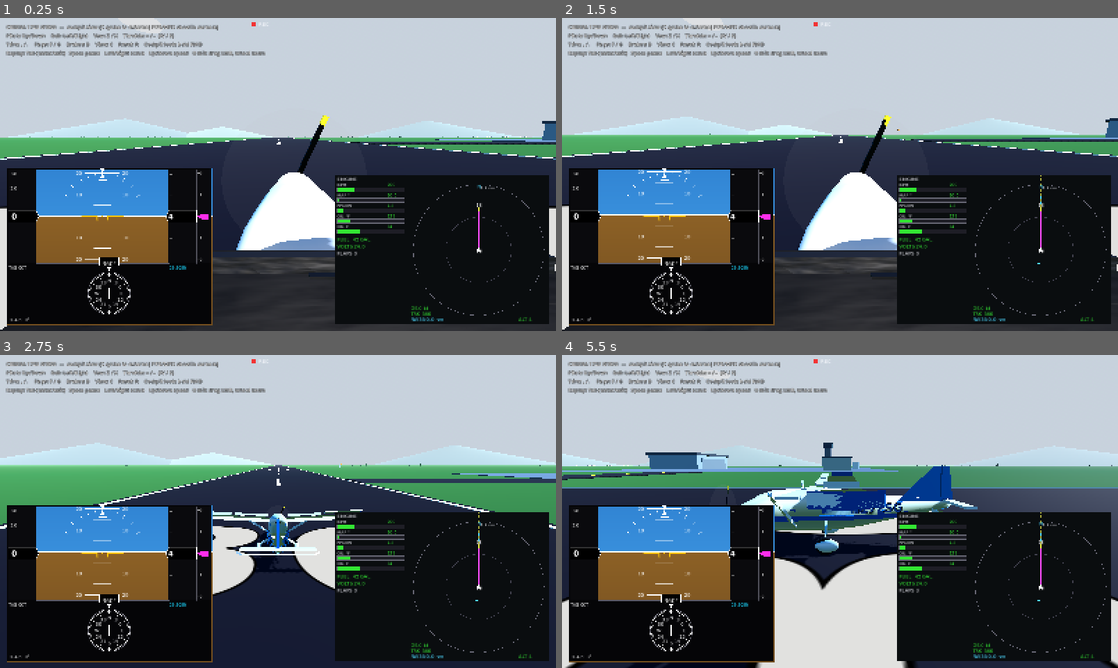
Above: before the commit, frames 1-4 (two rows, left to right).
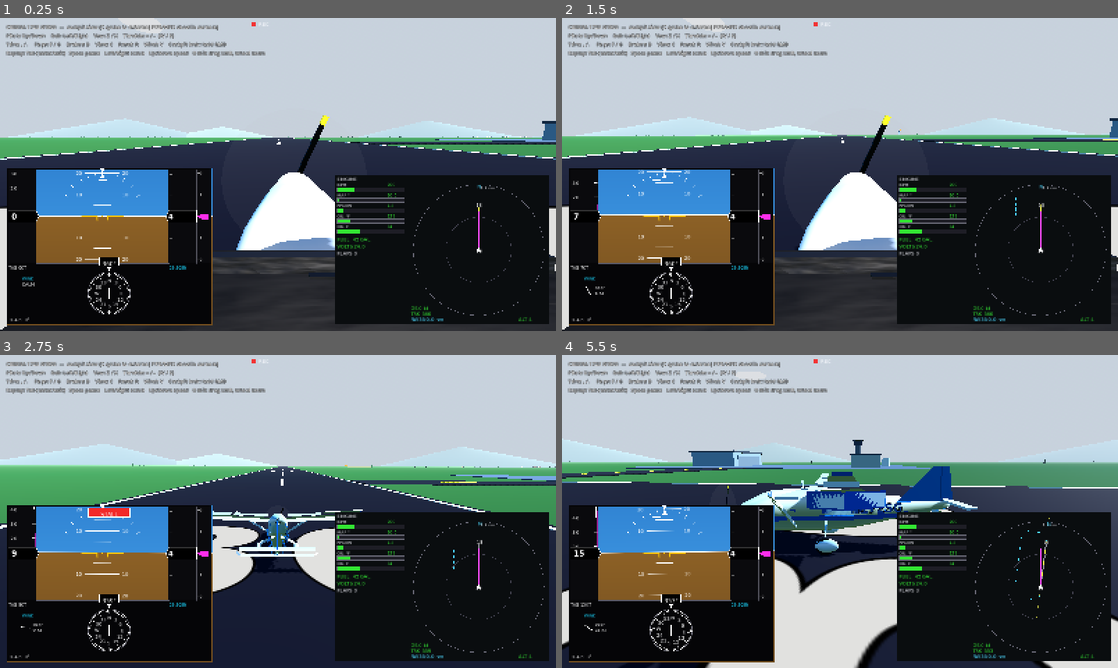
Above: after the commit, the same moments.

Repository: bigcubedata/test
Game: Godot game, scene res://src/Main.tscn
Two runs of this game, one before a commit and one after it. Both use one fixed random seed, a clock stepped at 60 frames per second and the inputs below.
Inputs (mouse positions are in pixels of both pictures, inside the frame that each line leads up to):
- Up to frame 1 (0.25 s): no input
- Up to frame 2 (1.5 s): move the mouse to (962, 158) at 0.52 s; hold Right (roll_right) 0.53-1.25 s; tap V (cycle_wind, bound only after the commit) at 0.6 s; click (962, 158) at 0.67 s; drag from (728, 190) to (812, 237) at 1.27 s
- Up to frame 3 (2.75 s): move the mouse to (333, 442) at 2.02 s; hold Right (roll_right) from 2.03 s (still down); tap C (toggle_view) at 2.1 s; tap V (cycle_wind, bound only after the commit) at 2.3 s
- Up to frame 4 (5.5 s): release Right (roll_right) at 2.75 s; drag from (812, 574) to (673, 464) at 2.77 s; move the mouse to (1006, 558) at 3.52 s; hold Left (roll_left) 3.53-4.25 s; tap V (cycle_wind, bound only after the commit) at 3.6, 5.3 s; drag from (673, 464) to (756, 433) at 4.27 s; move the mouse to (867, 511) at 5.02 s; hold F (flaps_down) from 5.03 s (still down); tap C (toggle_view) at 5.1 s; click (867, 511) at 5.17 s

The runs differ from the first frame. In frame 1, 0.2% of the frame differs, in the area x 4-41%, y 7-86%; in frame 2, 1.4%; in frame 3, 3.7%; in frame 4, 9.5%, in the area x 0-100%, y 7-100%.

Commit message:
Wind, gusts and turbulence, with a PFD wind data box
New Wind autoload models the airmass:
- Mean wind with a boundary-layer profile (calmer at the surface, building
  with height), slow gusts that only ever add, and gentle direction wander.
- High-frequency turbulence as a spatio-temporal noise field. The aircraft
  samples it at the wingtips and tail, so an uneven gust across the span
  rolls it and a different gust at the tail pitches/yaws it — bumps come
  from gradients in the air, not injected random torques.
- V cycles presets: CALM, 330/08, 090/12, 270/15G25, 300/18G30. The runway
  is north/south, so 090/270 are direct crosswinds for landing practice.

Aircraft: the relative-wind hook now uses the sampled wind, so crabbing,
headwind/tailwind ground-speed differences, wind-shear on climbout and
gusty flares all emerge naturally. Turbulence-gradient moments added.

PFD: G1000-style WIND data box (left of the HSI) with a relative arrow plus
direction/speed readout, showing live gusts; reads CALM when quiet. Also
clip the airspeed trend vector to the tape (it could spill below).

Wind fields are recorded in the replay buffer so playback shows the same
wind the pilot saw. Help text updated.

Diff:
--- a/project.godot
+++ b/project.godot
@@ -18,6 +18,7 @@
 
 FlightData="*res://src/systems/FlightData.gd"
 Atmosphere="*res://src/systems/Atmosphere.gd"
+Wind="*res://src/systems/Wind.gd"
 AudioManager="*res://src/systems/AudioManager.gd"
 Replay="*res://src/systems/Replay.gd"
 InputSetup="*res://src/systems/InputSetup.gd"
--- a/src/Main.tscn
+++ b/src/Main.tscn
@@ -64,7 +64,7 @@
 offset_bottom = 180.0
 text = "CESSNA 172S G1000  —  cockpit view (C cycles to external; PFD/MFD show in corners)
 Pitch: Up/Down    Roll: Left/Right    Yaw: Z / X    Throttle: = / -  (W / S)
-Trim: , / .    Flaps: F / G    Brakes: B    View: C    Reset: R    Cockpit look: hold RMB
+Trim: , / .    Flaps: F / G    Brakes: B    View: C    Reset: R    Wind: V    Cockpit look: hold RMB
 Replay: Tab (enter/exit)   Space pause   Left/Right scrub   Up/Down speed   Orbit: drag LMB, wheel zoom"
 theme_override_font_sizes/font_size = 15
 theme_override_colors/font_color = Color(1, 1, 1, 0.9)
--- a/src/aircraft/Aircraft.gd
+++ b/src/aircraft/Aircraft.gd
@@ -210,7 +210,7 @@
 	var alt_m: float = maxf(xform.origin.y, 0.0)
 	var rho := Atmosphere.density(alt_m)
 	var vel_world := state.linear_velocity
-	var wind := Vector3.ZERO  # (hook for future wind/turbulence)
+	var wind := Wind.sample(xform.origin)
 	var v_rel := vel_world - wind
 	var v_body := basis.inverse() * v_rel
 
@@ -319,6 +319,21 @@
 	yaw_moment += K_SLIPSTREAM_YAW * thrust_mag * slip_w
 	yaw_moment += K_PFACTOR * thrust_mag * maxf(alpha, 0.0)
 	roll_moment += K_TORQUE_ROLL * engine.torque_nm
+
+	# --- Turbulence gradients ----------------------------------------------
+	# Sample the gust field at the wingtips and tail: a stronger updraft on
+	# one wing rolls the aircraft, a different gust at the tail pitches/yaws
+	# it — bumps come from the air, not from injected random torques.
+	if Wind.turbulence() > 0.01 and airspeed > 6.0:
+		var w_l := Wind.sample(xform.origin - basis.x * 4.5)
+		var w_r := Wind.sample(xform.origin + basis.x * 4.5)
+		var w_t := Wind.sample(xform.origin + basis.z * 4.0)
+		roll_moment += 0.12 * rho * airspeed * WING_AREA * WING_SPAN \
+			* (w_l - w_r).dot(basis.y)
+		pitch_moment += 0.6 * rho * airspeed * WING_AREA * MEAN_CHORD \
+			* (wind - w_t).dot(basis.y)
+		yaw_moment += 0.05 * rho * airspeed * WING_AREA * WING_SPAN \
+			* (wind - w_t).dot(basis.x)
 
 	# --- Pre-stall buffet ---------------------------------------------------
 	# Separated flow shakes the airframe just before and through the stall —
--- a/src/systems/FlightData.gd
+++ b/src/systems/FlightData.gd
@@ -47,6 +47,10 @@
 var fuel_pct: float = 0.85
 var volts: float = 24.0
 
+# --- Wind at the aircraft (for the PFD wind data box) ----------------------
+var wind_dir_deg: float = 0.0    # direction the wind blows FROM
+var wind_speed_kt: float = 0.0
+
 # --- V-speeds for the C172S (KIAS), used by the airspeed tape colour arcs -
 const VS0: float = 40.0    # stall, full flaps (bottom of white arc)
 const VS1: float = 48.0    # stall, clean (bottom of green arc)
--- a/src/systems/InputSetup.gd
+++ b/src/systems/InputSetup.gd
@@ -22,6 +22,7 @@
 	_bind("reset_aircraft", [KEY_R])
 	_bind("replay_toggle", [KEY_TAB])
 	_bind("replay_pause", [KEY_SPACE])
+	_bind("cycle_wind", [KEY_V])
 
 
 func _bind(action: StringName, keys: Array) -> void:
--- a/src/systems/Replay.gd
+++ b/src/systems/Replay.gd
@@ -32,6 +32,7 @@
 	"engine_rpm", "manifold_pressure_inhg", "fuel_flow_gph", "oil_temp_c",
 	"throttle_pct", "flaps_deg", "flaps_setting", "on_ground",
 	"stall_warning", "pos_x", "pos_z", "fuel_pct", "volts",
+	"wind_dir_deg", "wind_speed_kt",
 ]
 # Fields that must be restored as bool / int rather than float.
 const BOOL_FIELDS := ["on_ground", "stall_warning"]
--- /dev/null
+++ b/src/systems/Wind.gd
@@ -0,0 +1,87 @@
+extends Node
+## Wind, gusts and turbulence (autoload).
+##
+## The mean wind follows a boundary-layer profile (calmer right at the
+## surface, building with height), slow gusts and a little direction wander
+## ride on top, and high-frequency turbulence is sampled as a spatio-temporal
+## noise field — the aircraft samples it at several points (wingtips, tail),
+## so uneven gusts across the span produce real rolling/pitching bumps.
+##
+## Press V to cycle presets, from calm through crosswind-landing practice to
+## a gusty, turbulent day. Direction is where the wind blows FROM, runway
+## 36/18 points north/south, so 090/270 are direct crosswinds.
+
+const PRESETS := [
+	{"name": "CALM", "dir": 0.0, "kt": 0.0, "gust": 0.0, "turb": 0.0},
+	{"name": "330/08", "dir": 330.0, "kt": 8.0, "gust": 4.0, "turb": 0.3},
+	{"name": "090/12", "dir": 90.0, "kt": 12.0, "gust": 5.0, "turb": 0.5},
+	{"name": "270/15G25", "dir": 270.0, "kt": 15.0, "gust": 10.0, "turb": 0.7},
+	{"name": "300/18G30", "dir": 300.0, "kt": 18.0, "gust": 12.0, "turb": 1.0},
+]
+const KT_TO_MS := 0.514444
+
+var preset := 0
+var _t := 0.0
+var _gust_n := FastNoiseLite.new()
+var _turb: Array = [FastNoiseLite.new(), FastNoiseLite.new(), FastNoiseLite.new()]
+
+
+func _ready() -> void:
+	_gust_n.noise_type = FastNoiseLite.TYPE_SIMPLEX_SMOOTH
+	_gust_n.seed = 7
+	for i in range(3):
+		_turb[i].noise_type = FastNoiseLite.TYPE_SIMPLEX_SMOOTH
+		_turb[i].seed = 100 + i * 37
+
+
+func _process(_delta: float) -> void:
+	if Input.is_action_just_pressed("cycle_wind"):
+		preset = (preset + 1) % PRESETS.size()
+
+
+func _physics_process(dt: float) -> void:
+	_t += dt
+	# Publish the wind at the aircraft's position for the PFD data box.
+	var pos := Vector3(FlightData.pos_x,
+		FlightData.altitude_ft / FlightData.M_TO_FEET, FlightData.pos_z)
+	var w := sample(pos)
+	FlightData.wind_speed_kt = Vector2(w.x, w.z).length() / KT_TO_MS
+	if FlightData.wind_speed_kt > 0.3:
+		# Direction the wind comes FROM (0 = north = -Z).
+		FlightData.wind_dir_deg = fposmod(rad_to_deg(atan2(-w.x, w.z)), 360.0)
+
+
+## World-space wind vector [m/s] at a position. Deterministic in (pos, _t),
+## so nearby points (wingtips) see coherent but different gusts.
+func sample(pos: Vector3) -> Vector3:
+	var p: Dictionary = PRESETS[preset]
+	var out := Vector3.ZERO
+	var base_kt: float = p["kt"]
+	var turb: float = p["turb"]
+	if base_kt > 0.01:
+		# Slow gust factor (only ever adds) + small direction wander.
+		var gust_kt: float = p["gust"] * clampf(_gust_n.get_noise_1d(_t * 0.07) * 1.8, 0.0, 1.0)
+		var from_deg: float = p["dir"] + _gust_n.get_noise_1d(_t * 0.03 + 50.0) * 12.0
+		var to_rad := deg_to_rad(from_deg + 180.0)
+		# Boundary layer: mean wind builds with height above the surface.
+		var h := maxf(pos.y, 2.0)
+		var profile := clampf(pow(h / 10.0, 0.14), 0.7, 1.35)
+		var spd := (base_kt + gust_kt) * KT_TO_MS * profile
+		out = Vector3(sin(to_rad), 0.0, -cos(to_rad)) * spd
+	if turb > 0.01:
+		# Spatio-temporal turbulence, fading with altitude; the vertical
+		# component is what the wings feel most.
+		var s := 0.06
+		var amp := turb * 1.9 * clampf(1.2 - pos.y / 2500.0, 0.5, 1.2)
+		out.x += amp * _turb[0].get_noise_3d(pos.x * s + _t * 1.9, pos.y * s, pos.z * s)
+		out.y += amp * 0.9 * _turb[1].get_noise_3d(pos.x * s, pos.y * s + _t * 2.3, pos.z * s)
+		out.z += amp * _turb[2].get_noise_3d(pos.x * s + _t * 1.4, pos.y * s, pos.z * s + _t * 1.7)
+	return out
+
+
+func turbulence() -> float:
+	return PRESETS[preset]["turb"]
+
+
+func preset_name() -> String:
+	return PRESETS[preset]["name"]
--- a/src/ui/PFD.gd
+++ b/src/ui/PFD.gd
@@ -66,6 +66,7 @@
 	_draw_vsi(Rect2(s.x * 0.925 + 2, top, s.x * 0.07, tape_h))
 	# HSI kept clear of the very bottom edge so it isn't clipped on the panel.
 	_draw_hsi(Vector2(s.x * 0.5, s.y * 0.80), s.y * 0.135)
+	_draw_wind(s)
 	_draw_annunciations(s)
 
 
@@ -172,10 +173,10 @@
 				_text(Vector2(r.position.x + 6 * _u, y + 6 * _u), str(v), 16, C_WHITE)
 		v += 10
 
-	# Trend vector (magenta).
+	# Trend vector (magenta), clipped to the tape.
 	var pred := clampf(_trend * 6.0, -60.0, 60.0)
 	if absf(pred) > 1.0:
-		var ytip := cy - pred * _pk
+		var ytip := clampf(cy - pred * _pk, r.position.y + 4.0, r.position.y + r.size.y - 4.0)
 		draw_line(Vector2(cx - 3 * _u, cy), Vector2(cx - 3 * _u, ytip), C_MAG, maxf(2.0, 3.0 * _u), true)
 
 	_value_box(Rect2(r.position.x, cy - 19 * _u, r.size.x + 9 * _u, 38 * _u), 1, "%d" % roundi(ias), 24)
@@ -282,6 +283,32 @@
 
 
 # --------------------------------------------------------------------------
+#  Wind data box (G1000 option 2: relative arrow + direction/speed)
+# --------------------------------------------------------------------------
+func _draw_wind(s: Vector2) -> void:
+	var ox := s.x * 0.075
+	var oy := s.y * 0.715
+	_text(Vector2(ox, oy), "WIND", 13, C_CYAN)
+	var spd: float = FlightData.wind_speed_kt
+	if spd < 0.8:
+		_text(Vector2(ox, oy + 18 * _u), "CALM", 14, C_WHITE)
+		return
+	# Arrow shows where the wind blows TO, relative to the aircraft heading —
+	# an arrow from the left means wind from the left.
+	var rel := deg_to_rad(FlightData.wind_dir_deg + 180.0 - FlightData.heading_deg)
+	var c := Vector2(ox + 14 * _u, oy + 32 * _u)
+	var dir := Vector2(sin(rel), -cos(rel))
+	var arm := 12.0 * _u
+	draw_line(c - dir * arm, c + dir * arm, C_WHITE, maxf(1.5, 2.0 * _u), true)
+	var tip := c + dir * (arm + 5 * _u)
+	var side := Vector2(-dir.y, dir.x)
+	draw_colored_polygon(PackedVector2Array([
+		tip, c + dir * arm - side * 4.5 * _u, c + dir * arm + side * 4.5 * _u]), C_WHITE)
+	_text(Vector2(ox + 34 * _u, oy + 28 * _u), "%03d°" % roundi(FlightData.wind_dir_deg), 13, C_WHITE)
+	_text(Vector2(ox + 34 * _u, oy + 44 * _u), "%d KT" % roundi(spd), 13, C_WHITE)
+
+
+# --------------------------------------------------------------------------
 #  Annunciations
 # --------------------------------------------------------------------------
 func _draw_annunciations(s: Vector2) -> void:
